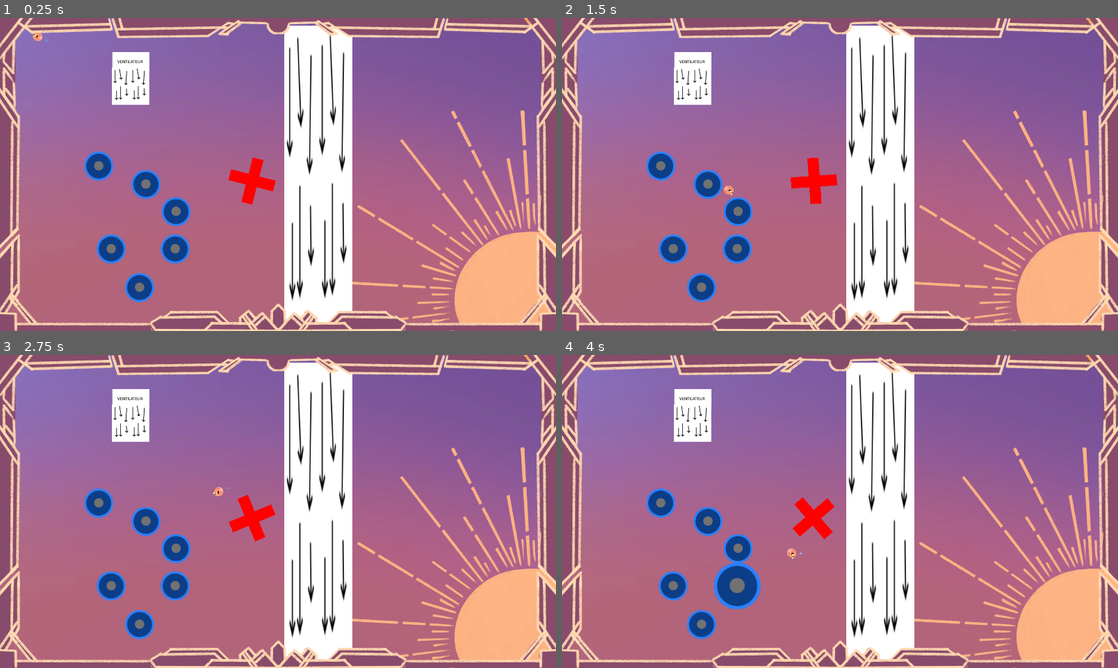
Above: before the commit, frames 1-4 (two rows, left to right).
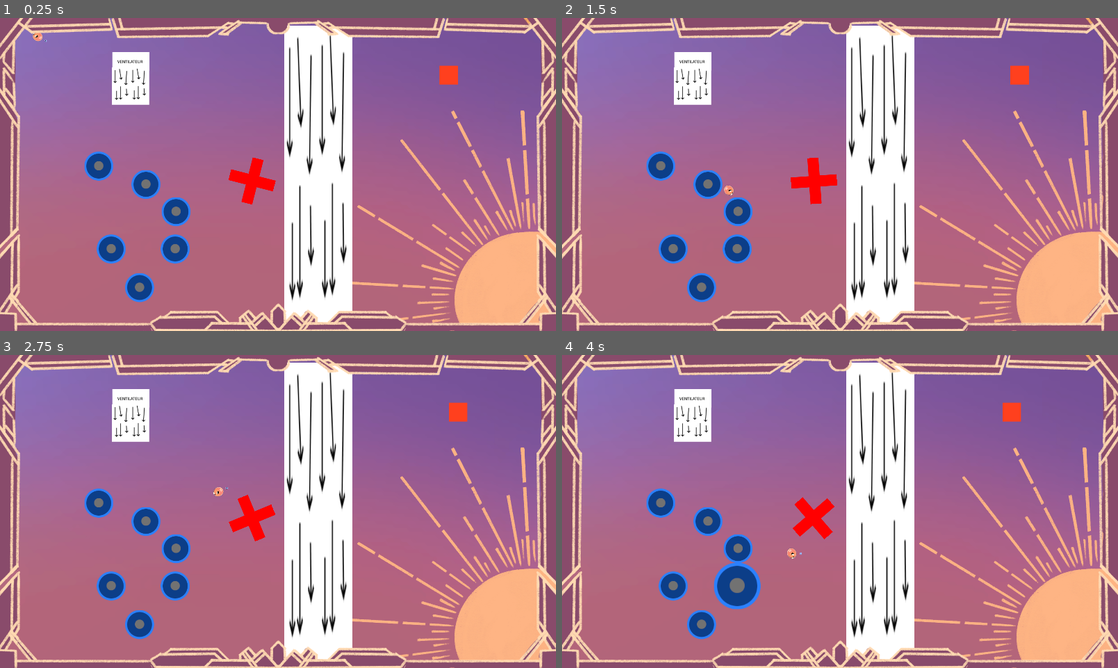
Above: after the commit, the same moments.

Repository: davifarhi/GGJ25-CrashSim-Untitled
Game: Godot game, scene res://scenes/TestPhysique.tscn
Same seed, same stepped clock (60 frames per second), same inputs: the game is played once before the commit and once after it.
Inputs (mouse positions are in pixels of both pictures, inside the frame that each line leads up to):
- Up to frame 1 (0.25 s): no input
- Up to frame 2 (1.5 s): move the mouse to (962, 158) at 0.52 s; click (962, 158) at 0.6 s; move the mouse to (728, 190) at 1.27 s; tap Delete at 1.35 s
- Up to frame 3 (2.75 s): move the mouse to (333, 442) at 2.02 s; click (333, 442) at 2.1 s
- Up to frame 4 (4 s): move the mouse to (812, 574) at 2.77 s; tap Delete at 2.85 s; move the mouse to (1006, 558) at 3.52 s; click (1006, 558) at 3.6 s

The runs differ from the first frame. In frame 1, 0.2% of the frame differs, in the area x 79-83%, y 15-22%; in frame 2, 0.2%; in frame 3, 0.2%; in frame 4, 0.2%.

Commit message:
Add moving cube in test Physique

Diff:
--- a/ggj-crashsim-untilted/scenes/TestPhysique.tscn
+++ b/ggj-crashsim-untilted/scenes/TestPhysique.tscn
@@ -7,6 +7,7 @@
 [ext_resource type="PackedScene" uid="uid://bqtpxlro4lj3d" path="res://scenes/obstacles/level_decoration.tscn" id="6_deit5"]
 [ext_resource type="Script" path="res://scenes/obstacles/turning_cross.gd" id="6_tib12"]
 [ext_resource type="Texture2D" uid="uid://b2gictejfruyp" path="res://assets/TurningCrossProto.png" id="7_14e2e"]
+[ext_resource type="PackedScene" uid="uid://cj4gw1uwfjl7x" path="res://scenes/obstacles/moving_wall_2x_2.tscn" id="8_mhv05"]
 
 [sub_resource type="RectangleShape2D" id="RectangleShape2D_bloyc"]
 size = Vector2(50.6249, 37.9997)
@@ -73,3 +74,8 @@
 rotation = 1.57079
 scale = Vector2(3.20001, 1)
 shape = SubResource("RectangleShape2D_bloyc")
+
+[node name="MovingWall_2x2" parent="." instance=ExtResource("8_mhv05")]
+position = Vector2(1521, 197)
+displacement = Vector2(64, 0)
+displacementTime = 0.5
Not shown: 1 places in ggj-crashsim-untilted/scenes/TestPhysique.tscn that only renumber resources
